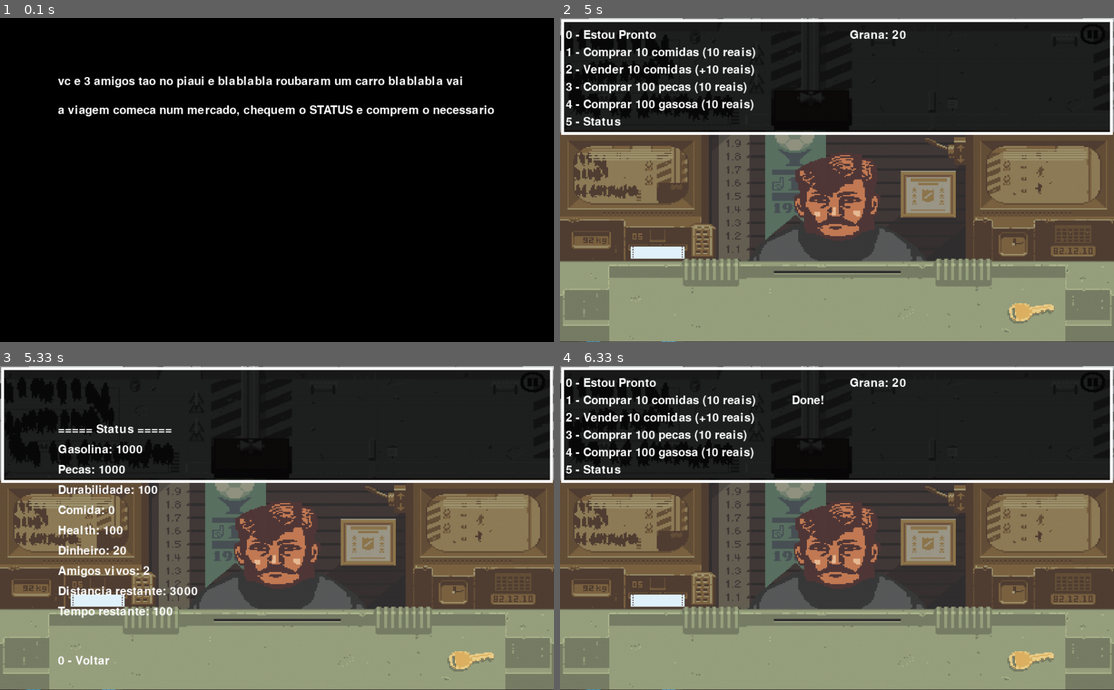
Above: before the commit, frames 1-4 (two rows, left to right).
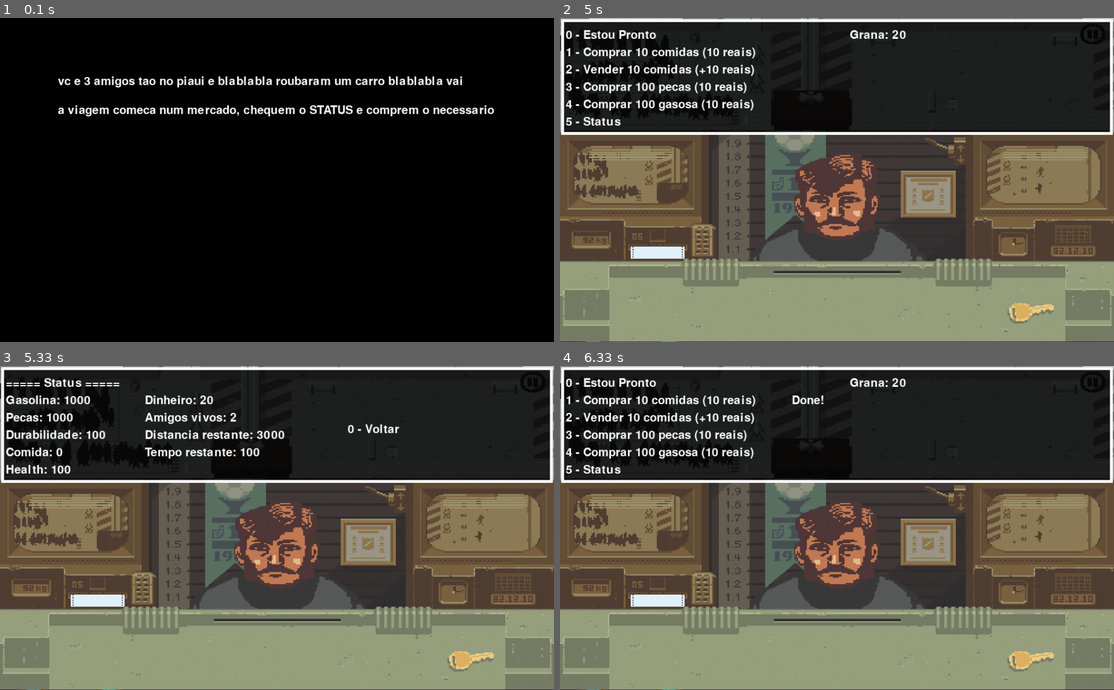
Above: after the commit, the same moments.

Repository: Fattson/Star-Wars-Trail
Game: pygame game, started from testeInterface.py
Two runs of this game, one before a commit and one after it. Both use one fixed random seed, a clock stepped at 60 frames per second and the inputs below.
Inputs:
- Up to frame 1 (0.1 s): no input
- Up to frame 2 (5 s): no input
- Up to frame 3 (5.33 s): tap 5 at 5.07 s
- Up to frame 4 (6.33 s): tap 0 at 5.4 s; tap 1 at 6.23 s

Frames 1-2 are identical in both runs. In frame 3, 4.9% of the frame differs, in the area x 1-73%, y 3-93%; in frame 4, nothing differs.

Commit message:
que um negocio ele ia começar

Diff:
--- a/testeInterface.py
+++ b/testeInterface.py
@@ -301,19 +301,19 @@
         if key.get_pressed()[K_5] or key.get_pressed()[K_KP5]:
             limpaMercado()
             stat1, stat2, stat3, stat4, stat5, stat6, stat7, stat8, stat9 = getStatus(jog)
-            py = 100 # 1o y da tela
-            esp = 35 # espaco entre eles
-            screen.blit(stat, (100,py))
-            screen.blit(stat1, (100,py+1*esp))
-            screen.blit(stat2, (100,py+2*esp))
-            screen.blit(stat3, (100,py+3*esp))
-            screen.blit(stat4, (100,py+4*esp))
-            screen.blit(stat5, (100,py+5*esp))
-            screen.blit(stat6, (100,py+6*esp))
-            screen.blit(stat7, (100,py+7*esp))
-            screen.blit(stat8, (100,py+8*esp))
-            screen.blit(stat9, (100,py+9*esp))
-            screen.blit(voltar, (100, 500))
+            py = 20 # 1o y da tela
+            esp = 30 # espaco entre eles
+            screen.blit(stat, (10,py))
+            screen.blit(stat1, (10,py+1*esp))
+            screen.blit(stat2, (10,py+2*esp))
+            screen.blit(stat3, (10,py+3*esp))
+            screen.blit(stat4, (10,py+4*esp))
+            screen.blit(stat5, (10,py+5*esp))
+            screen.blit(stat6, (250,py+1*esp))
+            screen.blit(stat7, (250,py+2*esp))
+            screen.blit(stat8, (250,py+3*esp))
+            screen.blit(stat9, (250,py+4*esp))
+            screen.blit(voltar, (600, 100))
             display.update()
 
             while True: # loopzinho esperando o cara ler o status e decidir voltar
@@ -737,131 +737,7 @@
 """
 # ACABA A INTROOOOO
 
-mercado(jog)
-
-"""
-menuMercado(jog)
-while True: #loop mercado inicial
-
-    for e in event.get():
-        if e.type == QUIT:
-            exit()
-
-    if key.get_pressed()[K_0] or key.get_pressed()[K_KP0]:
-        limpaTela()
-        break
-
-    if key.get_pressed()[K_1] or key.get_pressed()[K_KP1]:
-        if jog.reais >= 10:
-            jog.reais-=10
-            jog.comida+=10
-            screen.blit(done, (500,200))
-            display.update()
-            time.wait(1000)
-            limpaTela()
-            menuMercado(jog)
-
-        else:
-            limpaTela()
-            screen.blit(semGrana, (250,200))
-            display.update()
-            time.wait(2000)
-            limpaTela()
-            menuMercado(jog)
-
-
-    if key.get_pressed()[K_2] or key.get_pressed()[K_KP2]:
-        if jog.comida >= 10:
-            jog.comida-=10
-            jog.reais+=10
-            screen.blit(done, (500,250))
-            display.update()
-            time.wait(1000)
-            limpaTela()
-            menuMercado(jog)
-        else:
-            limpaTela()
-            screen.blit(semComida, (250,200))
-            display.update()
-            time.wait(3000)
-            limpaTela()
-            menuMercado(jog)
-
-
-    if key.get_pressed()[K_3] or key.get_pressed()[K_KP3]:
-        if jog.reais >= 10:
-            jog.reais-=10
-            jog.pecas+=100
-            screen.blit(done, (500,300))
-            display.update()
-            time.wait(1000)
-            limpaTela()
-            menuMercado(jog)
-        else:
-            limpaTela()
-            screen.blit(semGrana, (250,200))
-            display.update()
-            time.wait(2000)
-            limpaTela()
-            menuMercado(jog)
-
-    if key.get_pressed()[K_4] or key.get_pressed()[K_KP4]:
-        if jog.reais >= 10:
-            jog.reais-=10
-            jog.gas+=100
-            screen.blit(done, (500,350))
-            display.update()
-            time.wait(1000)
-            limpaTela()
-            menuMercado(jog)
-        else:
-            limpaTela()
-            screen.blit(semGrana, (250,200))
-            display.update()
-            time.wait(2000)
-            limpaTela()
-            menuMercado(jog)
-
-
-    if key.get_pressed()[K_5] or key.get_pressed()[K_KP5]:
-        limpaTela()
-        stat1, stat2, stat3, stat4, stat5, stat6, stat7, stat8, stat9 = getStatus(jog)
-        py = 100 # 1o y da tela
-        esp = 35 # espaco entre eles
-        screen.blit(stat, (100,py))
-        screen.blit(stat1, (100,py+1*esp))
-        screen.blit(stat2, (100,py+2*esp))
-        screen.blit(stat3, (100,py+3*esp))
-        screen.blit(stat4, (100,py+4*esp))
-        screen.blit(stat5, (100,py+5*esp))
-        screen.blit(stat6, (100,py+6*esp))
-        screen.blit(stat7, (100,py+7*esp))
-        screen.blit(stat8, (100,py+8*esp))
-        screen.blit(stat9, (100,py+9*esp))
-        screen.blit(voltar, (100, 500))
-        display.update()
-
-        while True: # loopzinho esperando o cara ler o status e decidir voltar
-            for e in event.get():
-                if e.type == QUIT:
-                    exit()
-
-            if key.get_pressed()[K_0] or key.get_pressed()[K_KP0]:
-                limpaTela()
-                menuMercado(jog)
-                time.wait(500) # pra dar tempo de tirar o dedo da tecla 0
-                break
-
-            display.update()
-            clock.tick(tick)
-
-
-
-
-    display.update()
-    clock.tick(tick)
-
-"""
+mercado(jog) # mercado inicial
 
 game_over = [False]
 chegou = False
